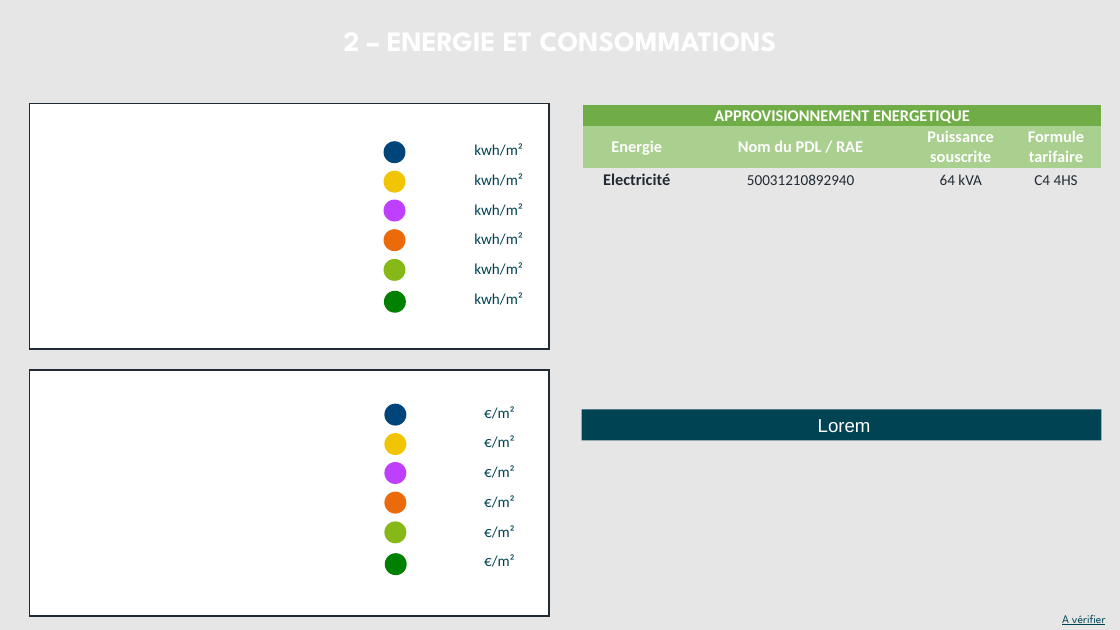
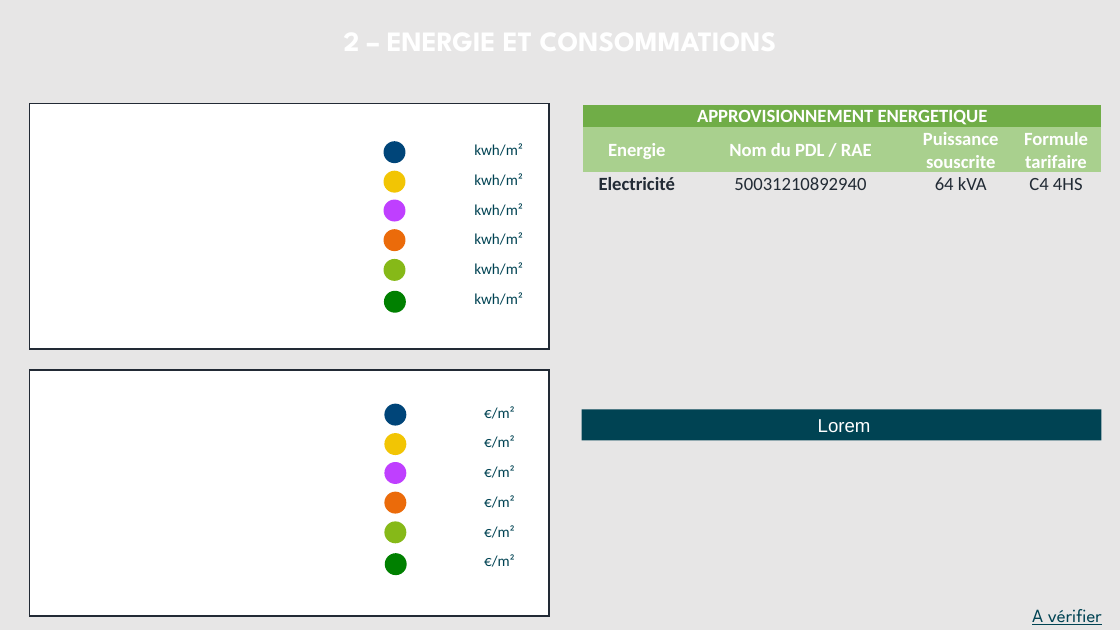
Before and after one commit to sigsieml/super-cep, a slide deck: slide 2 of app/src/main/assets/powerpointvierge.pptx. Drawn at 1120x630 pixels with LibreOffice and Linux fonts; fonts in the diff are those of the drawing; background and template pictures are left out. Boxes give left, top, right and bottom in pixels: in the first picture for what was removed or moved away, otherwise in the second. Text is boxed around its words. In the diff, an @@ line names an element or a change of style, - is before the commit and + after.

Commit message:
text sur le powerpoint en taille 16

```diff
--- a/app/src/main/assets/powerpointvierge.pptx
+++ b/app/src/main/assets/powerpointvierge.pptx
@@ table at (583,105,1101,197) @@
@@ size 14 to 16 pt in "APPROVISIONNEMENT ENERGETIQUE", "Energie", "Nom du PDL / RAE", "Puissance souscrite" and 2 more places @@
@@ size 13 to 16 pt in "50031210892940", "64 kVA", "C4 4HS" @@
@@ text "A vérifier": place and size @@
-text "A vérifier" at (1062,615,1106,625)
+text "A vérifier" at (1032,609,1102,625)
@@ text "A vérifier" at (1032,609,1102,625): size 10 to 16 pt @@
```
Also in this commit, not shown: 2 other slides changed, 2 other files.
